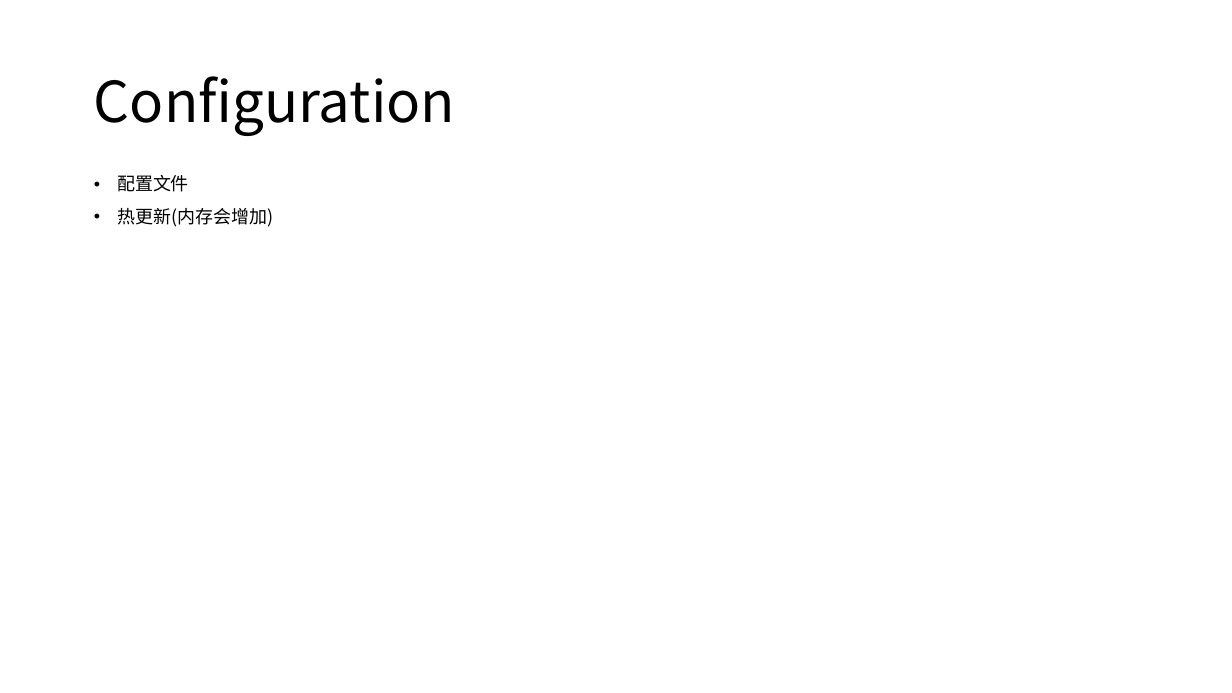
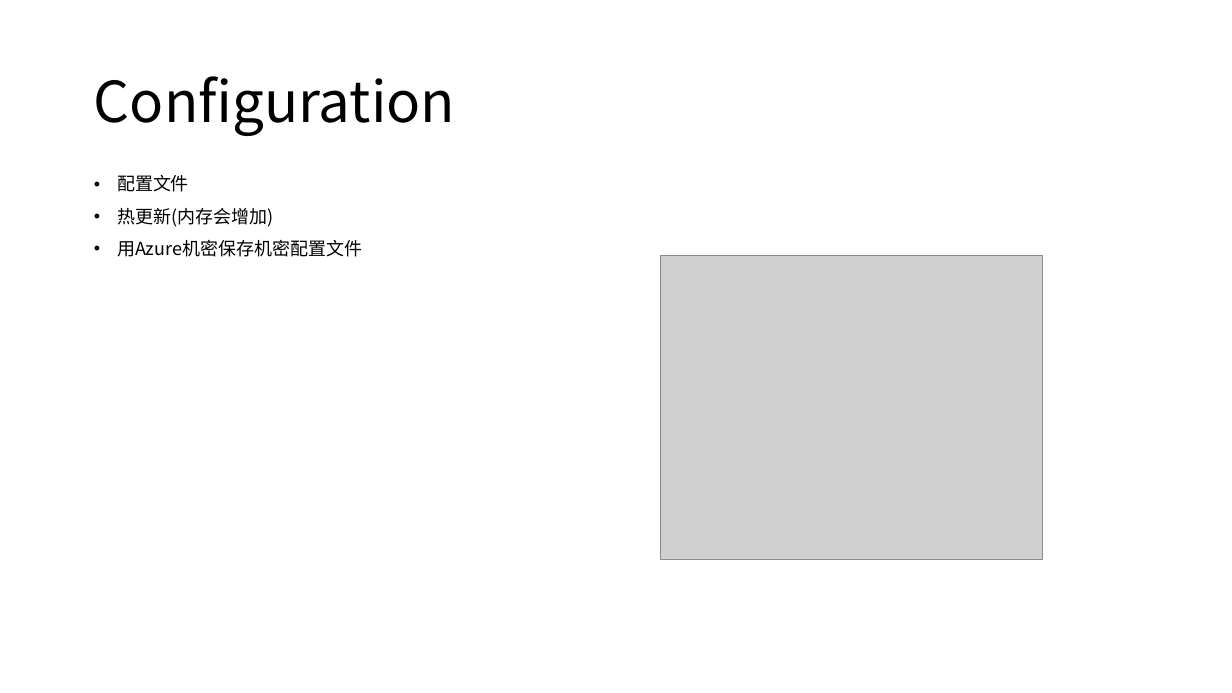
Before and after one commit to axzxs2001/aspnetcore5.0, a slide deck: slide 8 of aspnetcore3.0course/docs/aspnetcore3.0course.pptx (slide 7 before the commit). Drawn at 1232x693 pixels with LibreOffice and Linux fonts; fonts in the diff are those of the drawing; grey boxes stand for pictures. Boxes give left, top, right and bottom in pixels: in the first picture for what was removed or moved away, otherwise in the second. Text is boxed around its words. In the diff, an @@ line names an element or a change of style, - is before the commit and + after.

```diff
--- a/aspnetcore3.0course/docs/aspnetcore3.0course.pptx
+++ b/aspnetcore3.0course/docs/aspnetcore3.0course.pptx
@@ text at (x1=117, y1=240, x2=362, y2=257): paragraph added @@
+• 用Azure机密保存机密配置文件
@@ picture added at (x1=661, y1=256, x2=1043, y2=560) @@
```
Also in this commit, not shown: 1 slide added, 4 other files.
